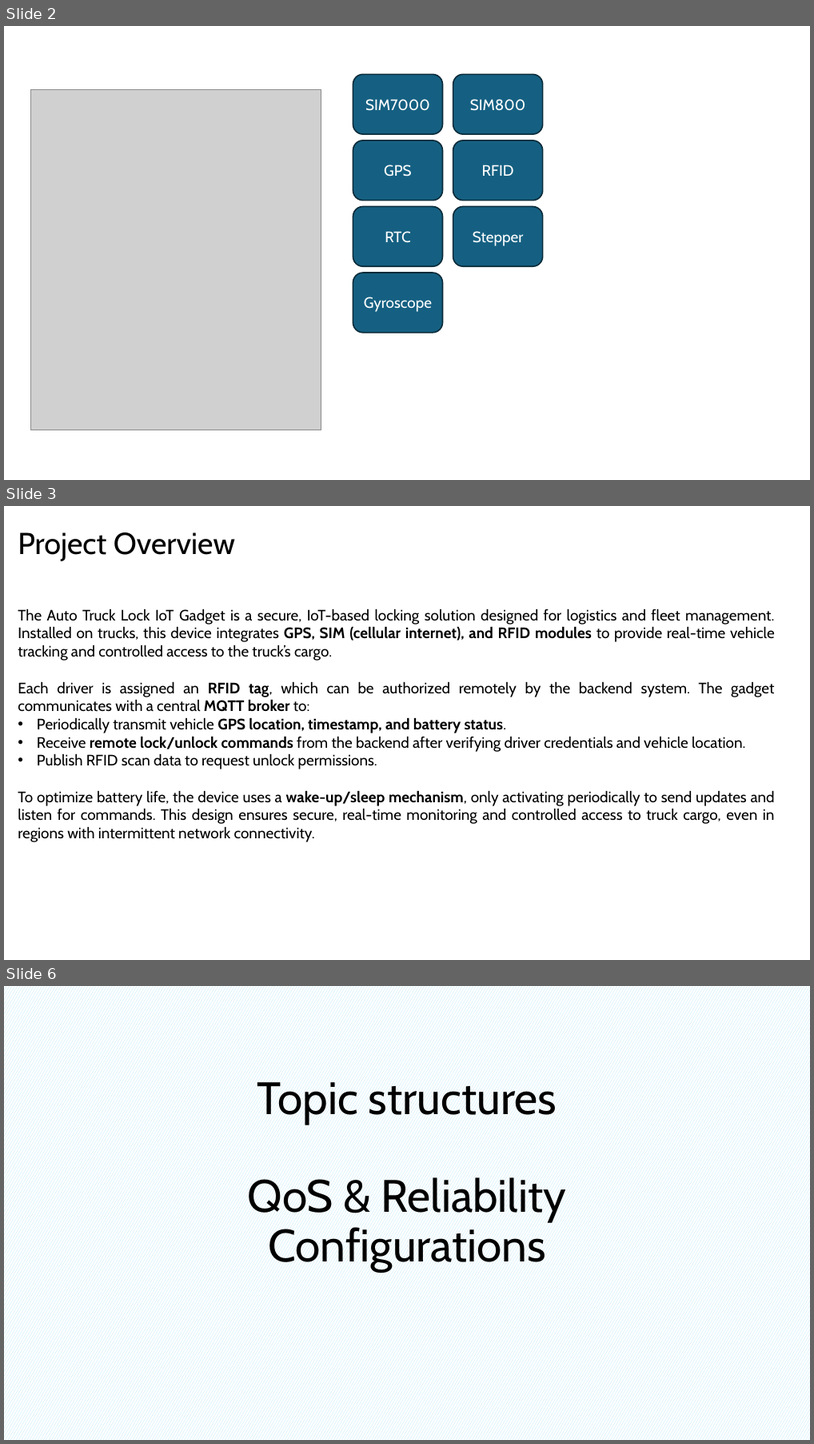
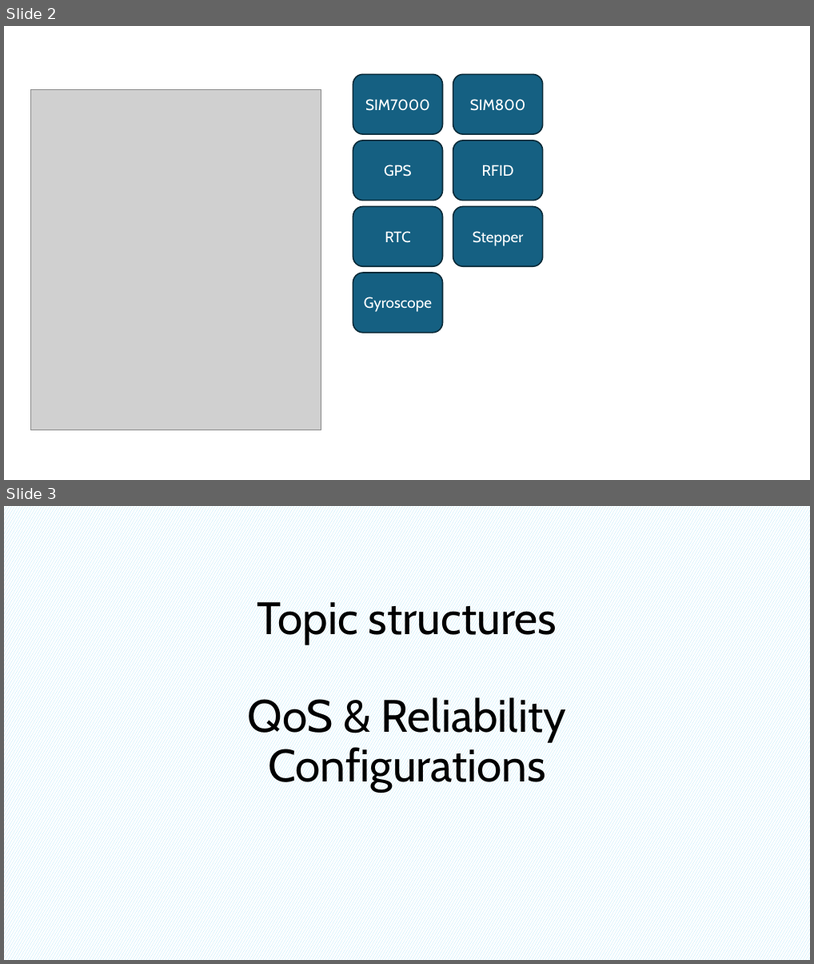
Before and after one commit to hamidrezaHemati/MQTT-AutoLock, a slide deck: Structure/Communication Workflow — MQTT Design & Architecture.pptx. Shown one above the other, each under a label of ours: slides 2, 3 and 6 before the commit, slides 2 and 3 after it; the slides between them are not shown. The pictures are 814x1444 and 814x964 pixels, drawn with LibreOffice and Linux fonts; fonts in the diff are those of the drawing; grey boxes stand for pictures. Boxes give left, top, right and bottom in pixels: in the first picture for what was removed or moved away, otherwise in the second. Text is boxed around its words. In the diff, an @@ line names an element or a change of style, - is before the commit and + after.

Commit message:
modfied MQTT design and msg structure

```diff
--- a/Structure/Communication Workflow — MQTT Design & Architecture.pptx
+++ b/Structure/Communication Workflow — MQTT Design & Architecture.pptx
@@ slide 3 removed at (4, 506, 810, 960), background #FFFFFF @@
@@ title removed at (18, 532, 235, 561) @@
-Project Overview
@@ text removed at (18, 608, 775, 842) @@
-The Auto Truck Lock IoT Gadget is a secure, IoT-based locking solution designed for logistics and fleet management. Installed on trucks, this device integrates GPS, SIM (cellular internet), and RFID modules to provide real-time vehicle tracking and controlled access to the truck’s cargo.
-Each driver is assigned an RFID tag, which can be authorized remotely by the backend system. The gadget communicates with a central MQTT broker to:
-• Periodically transmit vehicle GPS location, timestamp, and battery status.
-• Receive remote lock/unlock commands from the backend after verifying driver credentials and vehicle location.
-• Publish RFID scan data to request unlock permissions.
-To optimize battery life, the device uses a wake-up/sleep mechanism, only activating periodically to send updates and listen for commands. This design ensures secure, real-time monitoring and controlled access to truck cargo, even in regions with intermittent network connectivity.
@@ what was slide 6 is now slide 3 @@
```
Also in this commit, not shown: 5 slides changed, 2 slides added, 4 other slides removed, 1 other file.
